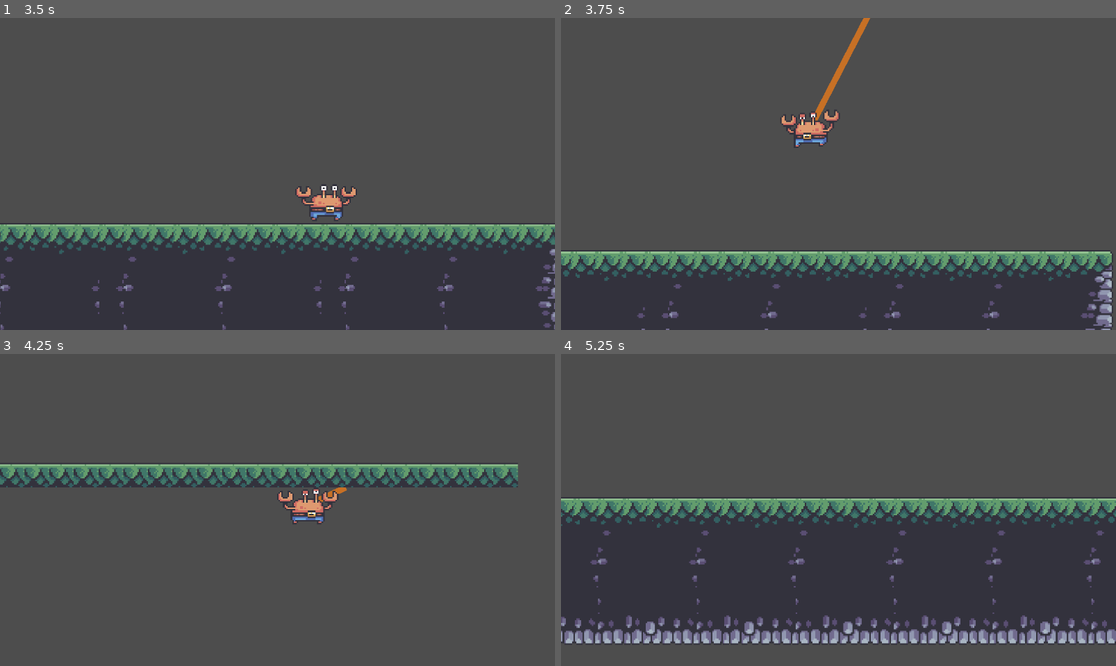
Above: before the commit, frames 1-4 (two rows, left to right).
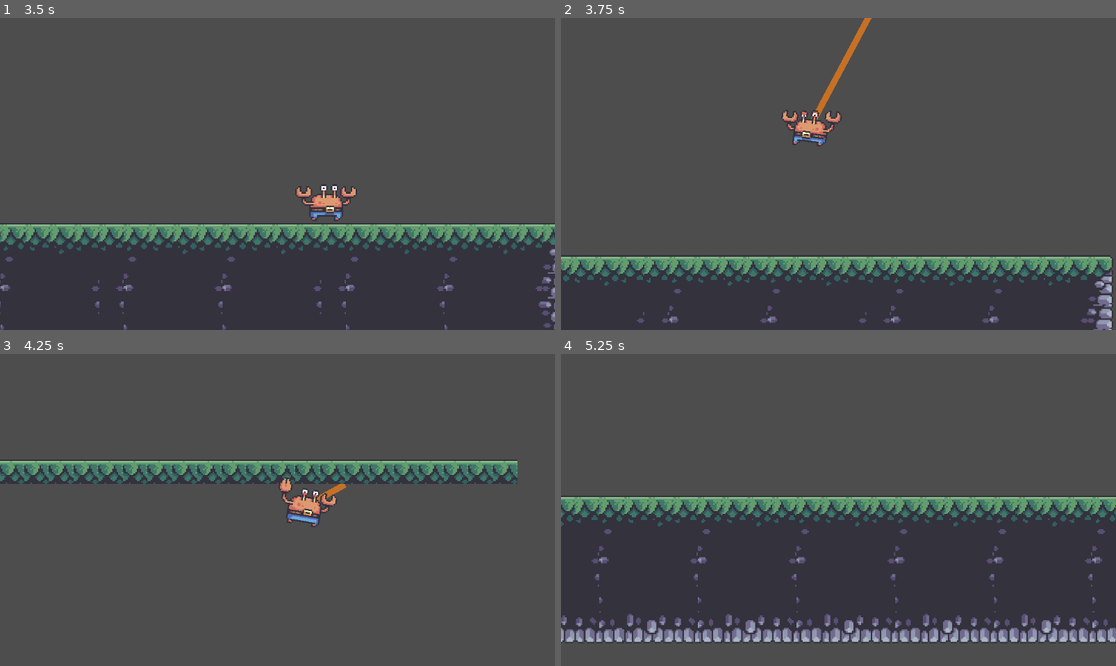
Above: after the commit, the same moments.

Repository: SMR-2023-Summer-Project/2DSideRacer
Game: Godot game, scene res://root/ui/title_screen/title_screen.tscn
Two runs of this game, one before a commit and one after it. Both use one fixed random seed, a clock stepped at 60 frames per second and the inputs below.
Inputs (mouse positions are in pixels of both pictures, inside the frame that each line leads up to):
- Up to frame 1 (3.5 s): click "PLAY!" at 0.5 s; click "Host" at 1.25 s; move the mouse to (399, 158) at 2.02 s; hold Middle mouse button (swing) 2.03-2.78 s; hold Right (ui_right) from 2.03 s (still down); tap Up (jump) at 2.27, 2.57, 3.02, 3.05, 3.32 s; right-click (399, 158) at 2.3 s; move the mouse to (166, 189) at 2.77 s; right-click (166, 189) at 2.85 s
- Up to frame 2 (3.75 s): move the mouse to (894, 105) at 3.52 s; release Right (ui_right) at 3.53 s; hold Left (ui_left) from 3.53 s (still down); hold Middle mouse button (swing) from 3.53 s (still down); tap Up (jump) at 3.6 s
- Up to frame 3 (4.25 s): keep holding Left (ui_left); keep holding Middle mouse button (swing)
- Up to frame 4 (5.25 s): move the mouse to (810, 572) at 4.27 s; release Left (ui_left) at 4.28 s; release Middle mouse button (swing) at 4.28 s; hold Right (ui_right) from 4.28 s (still down); tap Space (climb) at 4.35 s; tap Up (jump) at 4.52, 4.82 s; right-click (810, 572) at 4.55 s; move the mouse to (1005, 556) at 5.02 s; tap Shift (dash) at 5.1 s

Frame 1 is identical in both runs. In frame 2, 8.3% of the frame differs, in the area x 0-100%, y 0-100%; in frame 3, 6.0%; in frame 4, 7.4%.

Commit message:
Added slight grapple rotations + in air flip controls
Note that flipping is very janky due to a bug regarding ground collisions. To compensate, I forced the player to the ground whenever a collision happened at an off angle. More work needed.

Diff:
--- a/project.godot
+++ b/project.godot
@@ -44,6 +44,11 @@
 "events": [Object(InputEventMouseButton,"resource_local_to_scene":false,"resource_name":"","device":-1,"window_id":0,"a …(236 unchanged characters)…
 ]
 }
+flip={
+"deadzone": 0.5,
+"events": [Object(InputEventMouseButton,"resource_local_to_scene":false,"resource_name":"","device":-1,"window_id":0,"alt_pressed":false,"shift_pressed":false,"ctrl_pressed":false,"meta_pressed":false,"button_mask":0,"position":Vector2(0, 0),"global_position":Vector2(0, 0),"factor":1.0,"button_index":2,"pressed":false,"double_click":false,"script":null)
+]
+}
 
 [rendering]
 
--- a/root/entities/player/player.gd
+++ b/root/entities/player/player.gd
@@ -17,6 +17,7 @@
 var isClimbing = false
 var canDJ = false
 var currentRopeLength
+var rotating = false
 
 @onready var camera = $Camera2D
 @onready var rope = $rope
@@ -45,7 +46,7 @@
 			canDJ = false
 
 	# Handle Jump.
-	if Input.is_action_just_pressed("jump") and is_on_floor():
+	if Input.is_action_just_pressed("jump") and is_on_floor() and not Input.is_action_pressed("flip"):
 		# Reset double jump condition
 		canDJ = true
 		velocity.y = JUMP_VELOCITY
@@ -91,17 +92,33 @@
 			isClimbing = true
 			velocity.y = -CLIMB_SPEED
 
+
+	# Handle Grapple
 	hook()
 
 	if not Input.is_action_pressed("swing"):
+		if not Input.is_action_pressed("flip"):
+			global_rotation_degrees = 0
 		hooked = false
 	if hooked:
-
+		global_rotation_degrees = 10*sin($RayCast2D.global_rotation_degrees)
 		swing(delta)
 		# Swing speed manipulator
-		self.velocity *= 0.975
+		velocity *= 0.975
 		$Line2D.add_point(Vector2(0, 0))
 		$Line2D.add_point(to_local(hookPos))
+
+	# Handle Flips
+	if Input.is_action_pressed("flip") and not Input.is_action_pressed("swing") and not is_on_floor():
+		rotating = true
+		global_rotation_degrees = $RayCast2D.global_rotation_degrees
+	elif Input.is_action_pressed("flip") and is_on_floor() and rotating:
+		global_rotation_degrees = 0
+		velocity.y = 10000
+		rotating = false
+	elif not Input.is_action_pressed("swing"):
+		global_rotation_degrees = 0
+
 	move_and_slide()
 	respawn()
 
@@ -129,14 +146,15 @@
 
 	velocity += (hookPos - global_position).normalized() * 15000 *delta
 
-#func _draw():
-#	var pos = global_position
-#	if hooked:
-#		draw_line(Vector2(0, 0), to_local(hookPos), Color(1.0, 0.5, 0.0), 3, true)
-#	else:
-#		return
-
-
+func reset_rotation(delta):
+	if global_rotation_degrees > 0:
+		global_rotation_degrees -= 0.1 * 180 * delta
+		if global_rotation_degrees < 0:
+			global_rotation_degrees = 0
+	elif rotation < 0:
+		rotation += 0.1 * 180 * delta
+		if rotation > 0:
+			rotation = 0
 #sets the player back to the most current spawnpoint
 func respawn():
 	if position.y >= 200:
--- a/root/entities/player/player.tscn
+++ b/root/entities/player/player.tscn
@@ -347,6 +347,9 @@
 properties/2/path = NodePath("Line2D:points")
 properties/2/spawn = true
 properties/2/sync = true
+properties/3/path = NodePath(".:rotation")
+properties/3/spawn = true
+properties/3/sync = true
 
 [node name="Player" type="CharacterBody2D"]
 position = Vector2(1, 0)
Binary file added: root/assets/sprites/misc/chain.png
